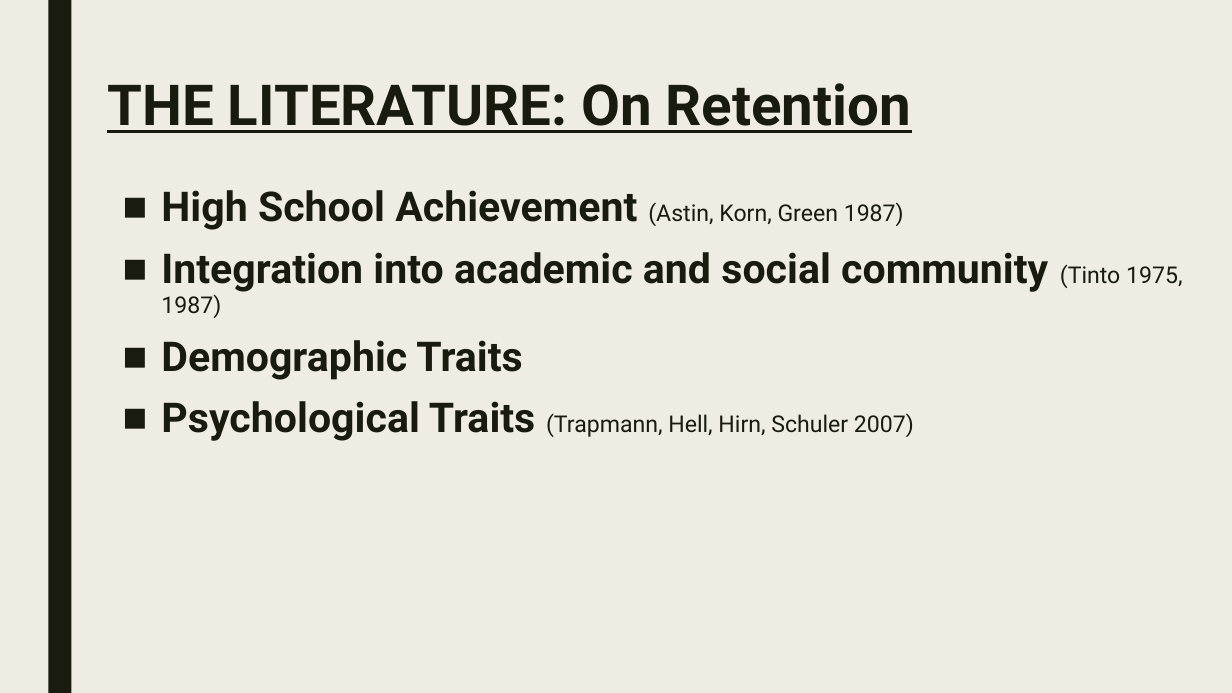
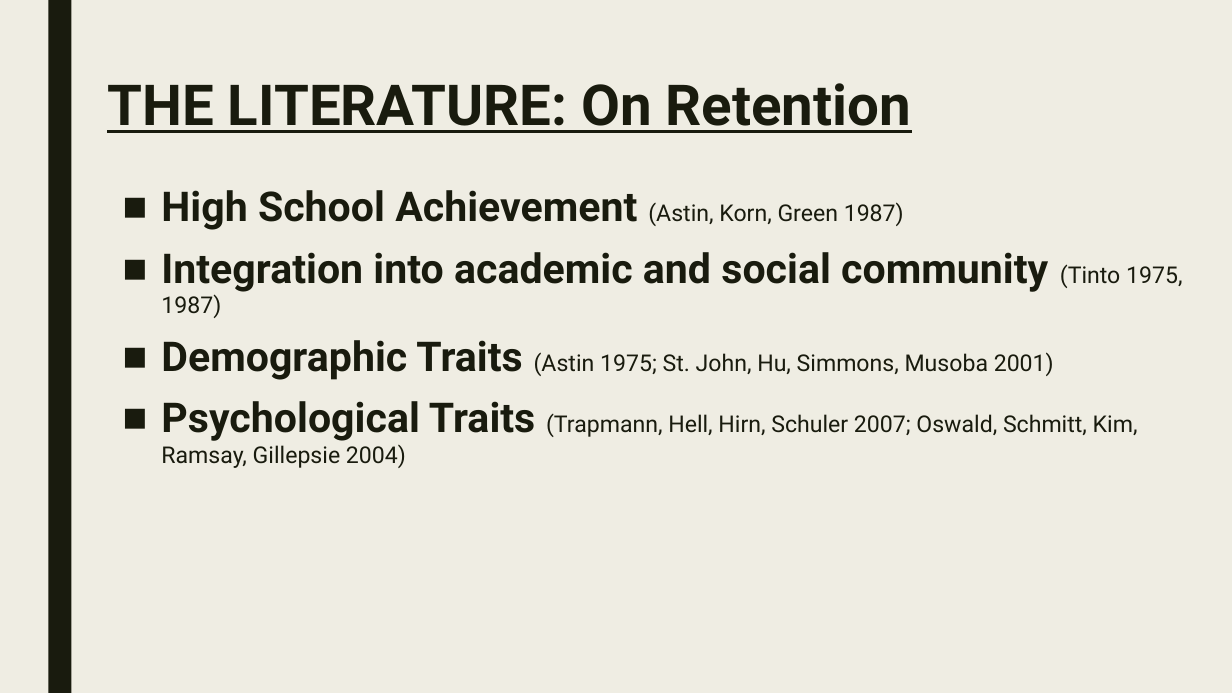
Before and after one commit to Sun-Kev/MACS30200proj, a slide deck: slide 4 of Proposal/proposal_slides.pptx. Drawn at 1232x693 pixels with LibreOffice and Linux fonts; fonts in the diff are those of the drawing. Boxes give left, top, right and bottom in pixels: in the first picture for what was removed or moved away, otherwise in the second. Text is boxed around its words. In the diff, an @@ line names an element or a change of style, - is before the commit and + after.

```diff
--- a/Proposal/proposal_slides.pptx
+++ b/Proposal/proposal_slides.pptx
@@ text at (161, 340, 1138, 468): text changed; size 32 to 18 pt; bold off @@
-■ Demographic Traits
-■ Psychological Traits (Trapmann, Hell, Hirn, Schuler 2007)
+■ Demographic Traits (Astin 1975; St. John, Hu, Simmons, Musoba 2001)
+■ Psychological Traits (Trapmann, Hell, Hirn, Schuler 2007; Oswald, Schmitt, Kim, Ramsay, Gillepsie 2004)
```
Also in this commit, not shown: 4 other slides changed, 1 other file.
